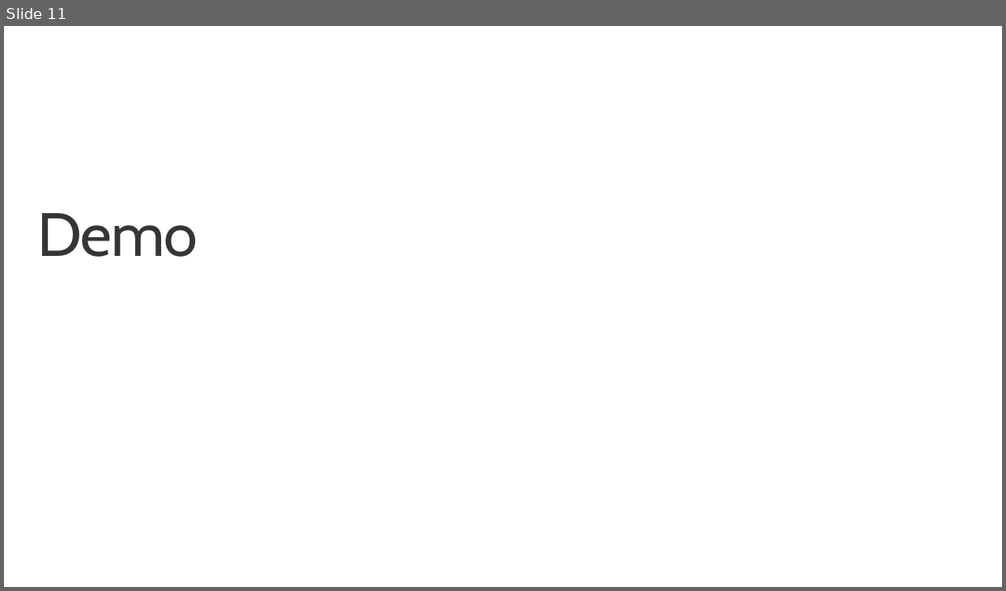
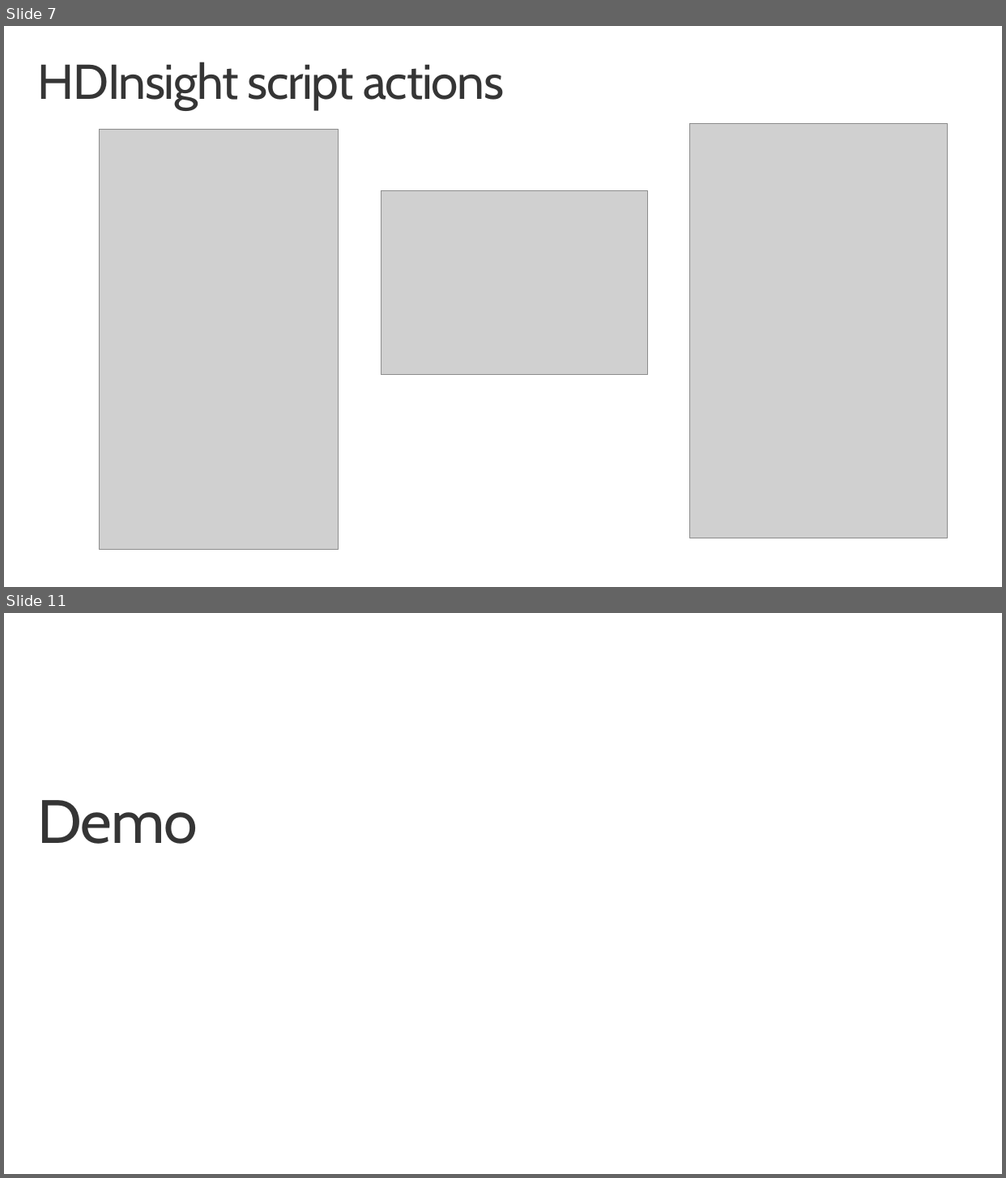
Before and after one commit to aiimmersion/aiimmersion-resources, a slide deck: Deep Learning and the Microsoft Cognitive Toolkit/CNTK on Spark/CNTK-PySpark.pptx. Shown one above the other, each under a label of ours: slide 11 before the commit, slides 7 and 11 after it; the slides between them are not shown. The pictures are 1006x591 and 1006x1178 pixels, drawn with LibreOffice and Linux fonts; fonts in the diff are those of the drawing; grey boxes stand for pictures; background and template pictures are left out. Boxes give left, top, right and bottom in pixels: in the first picture for what was removed or moved away, otherwise in the second. Text is boxed around its words. In the diff, an @@ line names an element or a change of style, - is before the commit and + after.

```diff
--- a/Deep Learning and the Microsoft Cognitive Toolkit/CNTK on Spark/CNTK-PySpark.pptx
+++ b/Deep Learning and the Microsoft Cognitive Toolkit/CNTK on Spark/CNTK-PySpark.pptx
@@ slide 7 added at <box>4,26,1002,587</box>, background #FFFFFF @@
@@ title added at <box>38,62,504,109</box>, 48 pt, text #353535 @@
+HDInsight script actions
@@ picture added at <box>100,130,338,550</box> @@
@@ picture added at <box>690,123,948,539</box> @@
@@ picture added at <box>381,190,647,374</box> @@
```
Also in this commit, not shown: 8 slides changed, 1 slide removed.
